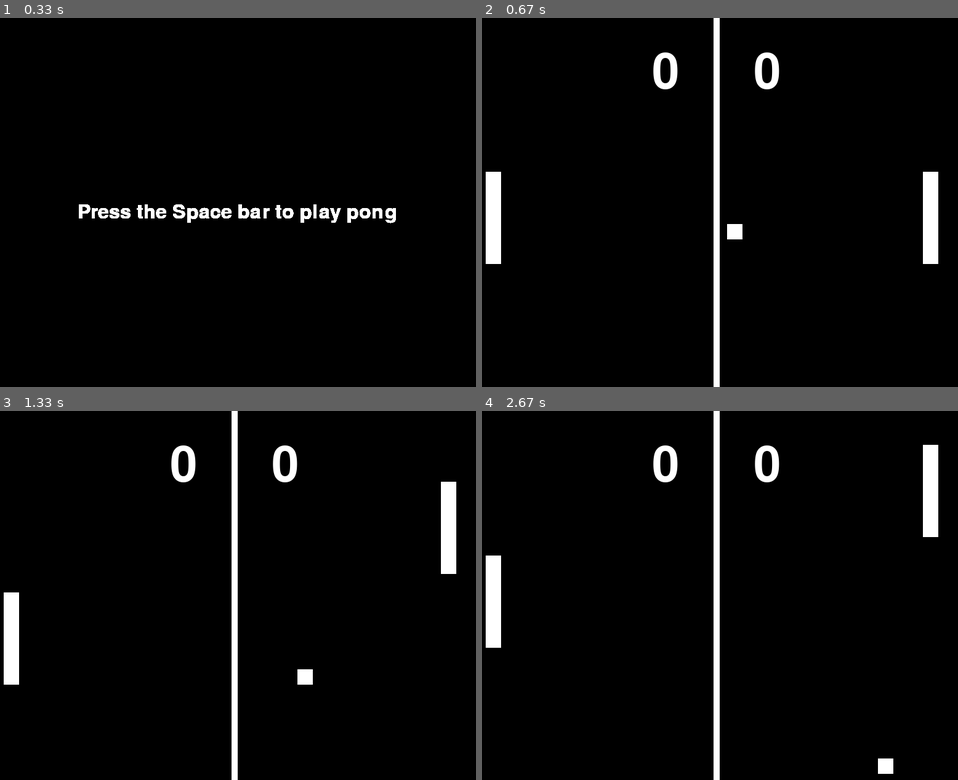
Above: before the commit, frames 1-4 (two rows, left to right).
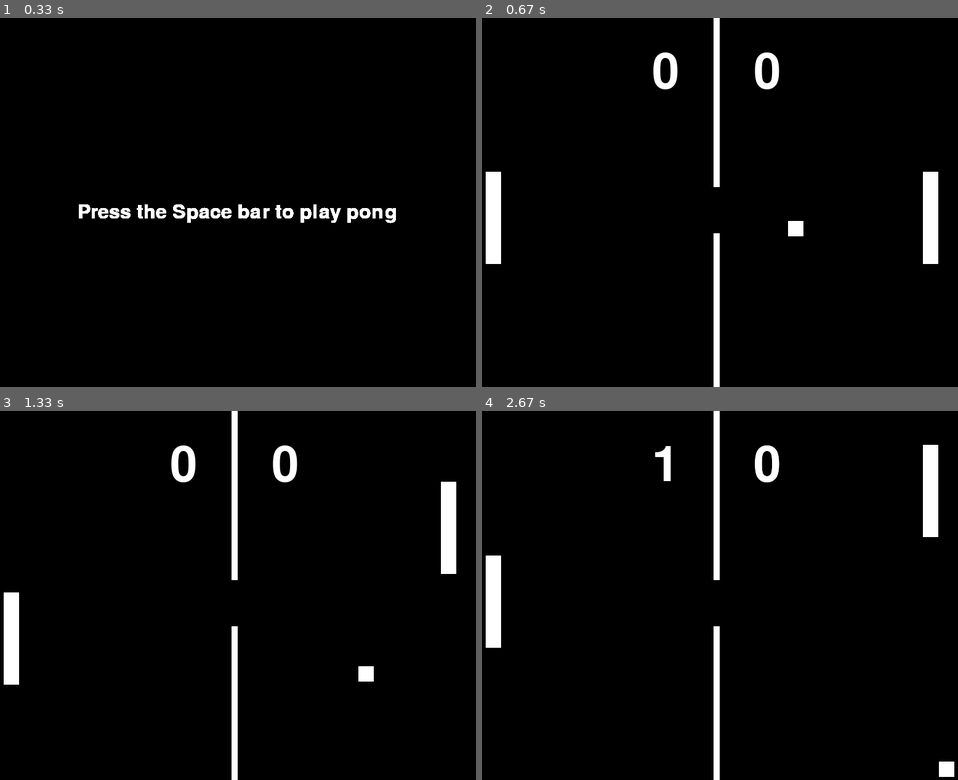
Above: after the commit, the same moments.

Repository: htang22/pong_on_pygame
Game: pygame game, started from main.py
Two runs of this game, one before a commit and one after it. Both use one fixed random seed, a clock stepped at 60 frames per second and the inputs below.
Inputs:
- Up to frame 1 (0.33 s): no input
- Up to frame 2 (0.67 s): tap Space at 0.33 s
- Up to frame 3 (1.33 s): hold Up 0.67-1.13 s; tap Space at 0.73, 1.03, 1.23 s; hold Down from 1.17 s (still down); hold S from 1.17 s (still down)
- Up to frame 4 (2.67 s): release Down at 1.47 s; release S at 1.47 s; hold Up 1.5-1.87 s; hold W 1.5-1.87 s; tap Space at 1.57, 1.97, 2.37 s; hold Down 1.9-2.27 s; hold S 1.9-2.27 s; hold Up 2.3-2.6 s; hold W 2.3-2.6 s; hold Down from 2.63 s (still down); hold S from 2.63 s (still down)

Frame 1 is identical in both runs. In frame 2, 0.4% of the frame differs, in the area x 48-68%, y 45-60%; in frame 3, 0.4%; in frame 4, 0.8%, in the area x 35-100%, y 9-100%.

Commit message:
Fixed the display and ball
Fixed a bug with the ball where it was not going to the opponent after the person scored. Additionally fixed the display. Most importantly I made it so that the ball paused and didn't auto continue when the player scored and the ball moved once the player hit the space button

Diff:
--- a/ball.py
+++ b/ball.py
@@ -1,14 +1,20 @@
 import pygame
+
 
 class Ball:
     def __init__(self):
-        self.x_cord = 387.5
+        self.x_cord = 491
         self.y_cord = 300
         self.height = 25
         self.width = 25
         self.color = (255, 255, 255)
         self.ball_y_speed = 5
         self.ball_x_speed = 5
+        self.ball_moving_state = False
+
     def reset_ball(self):
-        self.x_cord = 387.5
+        self.x_cord = 391
         self.y_cord = 300
+
+    def move_ball(self):
+        return True
--- a/display.py
+++ b/display.py
@@ -9,7 +9,11 @@
         self.screen = pygame.display.set_mode(size=(WINDOW_WIDTH, WINDOW_HEIGHT))
         self.start_message_cord = (150,300)
 
-    def display_start_message(self, window):
+    def display_start_message(self, window,):
         font = pygame.font.Font("freesansbold.ttf", 32)
         press_space = font.render("Press the Space bar to play pong", True, (255, 255, 255))
         window.blit(press_space, self.start_message_cord)
+    def display_continue_message(self, window, color):
+        font = pygame.font.Font("freesansbold.ttf", 32)
+        press_space = font.render("Press the Space    bar to move the ball", True, color)
+        window.blit(press_space, (135, 300))
--- a/game.py
+++ b/game.py
@@ -10,11 +10,12 @@
         self.score = score.Score()
         self.left_paddle = paddle.Paddle("left")
         self.right_paddle = paddle.Paddle("right")
-        display = Display()
-        self.screen = display.screen
+        self.display = Display()
+        self.screen = self.display.screen
         self.y_speed = 15
 
     def run_game(self):
+        keys = pygame.key.get_pressed()
         self.screen.fill((0, 0, 0))
         # Draw the paddles
         right_pad = pygame.draw.rect(self.screen, self.right_paddle.color,
@@ -26,13 +27,19 @@
         # Drawing the ball and ball movement
         game_ball = pygame.draw.rect(self.screen, self.ball.color, (self.ball.x_cord, self.ball.y_cord, self.ball.width, self.ball.height))
 
-        # collision with wall
-        if self.ball.y_cord < 575 and self.ball.y_cord > 0:
-            self.ball.y_cord += self.ball.ball_y_speed
-            self.ball.x_cord += self.ball.ball_x_speed
+        if self.ball.ball_moving_state:
+            # Ball movement and collision with wall
+            if self.ball.y_cord < 575 and self.ball.y_cord > 0:
+                self.ball.y_cord += self.ball.ball_y_speed
+                self.ball.x_cord += self.ball.ball_x_speed
+            else:
+                self.ball.ball_y_speed *= -1
+                self.ball.y_cord += self.ball.ball_y_speed
         else:
-            self.ball.ball_y_speed *= -1
-            self.ball.y_cord += self.ball.ball_y_speed
+            if keys[pygame.K_SPACE]:
+                self.ball.ball_moving_state = self.ball.move_ball()
+            self.display.display_continue_message(self.screen, (49, 51, 53))
+
 
         if right_pad.colliderect(game_ball) or left_pad.colliderect(game_ball):
             self.ball.ball_x_speed *= -1
@@ -42,16 +49,18 @@
 
         # reset ball if goes past the paddle
         if self.ball.x_cord < 30 or self.ball.x_cord > 770:
-
+            self.ball.ball_moving_state = False
             if self.ball.x_cord < 30:
                 self.score.right_score += 1
                 self.score.show_score(self.screen)
+                self.ball.ball_x_speed = 5
             elif self.ball.x_cord > 770:
                 self.score.left_score += 1
                 self.score.show_score(self.screen)
-            self.ball.ball_x_speed *= -1
+                self.ball.ball_x_speed = 5
+                self.ball.ball_x_speed *= -1
             self.ball.reset_ball()
-            self.ball.ball_x_speed = 5
+
 
         # score
         self.score.show_score(self.screen)
@@ -60,7 +69,7 @@
         self.score.game_over()
 
         # Checks to see if a key is pressed if one is then move a paddle
-        keys = pygame.key.get_pressed()
+
 
         if keys[pygame.K_UP] and self.right_paddle.y_cord > 0:
             self.right_paddle.y_cord -= self.y_speed
--- a/score.py
+++ b/score.py
@@ -13,7 +13,8 @@
         font = pygame.font.Font("freesansbold.ttf", 80)
         right_score = font.render(f"{self.right_score}", True, (255, 255, 255))
         left_score = font.render(f"{self.left_score}", True, (255, 255, 255))
-        pygame.draw.rect(window, (255, 255, 255), (400, 0, 10, 600))
+        pygame.draw.rect(window, (255, 255, 255), (400, 0, 10, 275))
+        pygame.draw.rect(window, (255, 255, 255), (400, 350, 10, 275))
         window.blit(right_score, self.right_cord)
         window.blit(left_score, self.left_cord)
 
